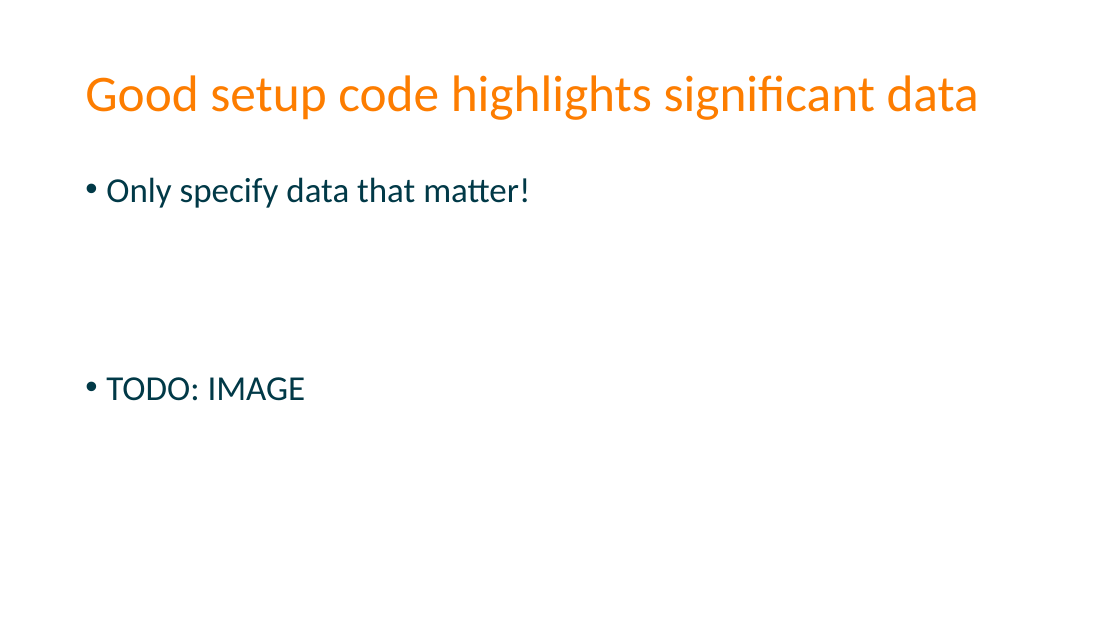
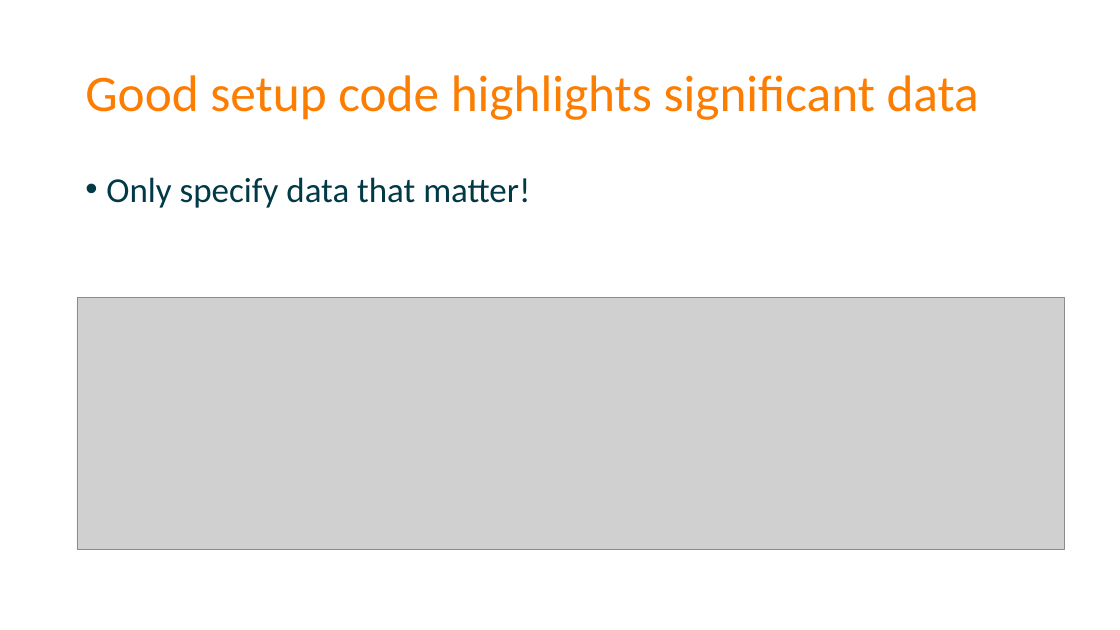
Before and after one commit to spetryjohnson/Talk-Patterns_of_Effective_Test_Setup, a slide deck: slide 41 of POETS - Code Palousa 2015.pptx. Drawn at 1120x630 pixels with LibreOffice and Linux fonts; fonts in the diff are those of the drawing; grey boxes stand for pictures. Boxes give left, top, right and bottom in pixels: in the first picture for what was removed or moved away, otherwise in the second. Text is boxed around its words. In the diff, an @@ line names an element or a change of style, - is before the commit and + after.

Commit message:
Added final screenshots
Added final screenshots; think we're ready!

```diff
--- a/POETS - Code Palousa 2015.pptx
+++ b/POETS - Code Palousa 2015.pptx
@@ picture added at [77,297,1065,549] @@
@@ text at [106,377,306,401]: paragraph removed @@
-• TODO: IMAGE
```
Also in this commit, not shown: 6 other slides changed.
